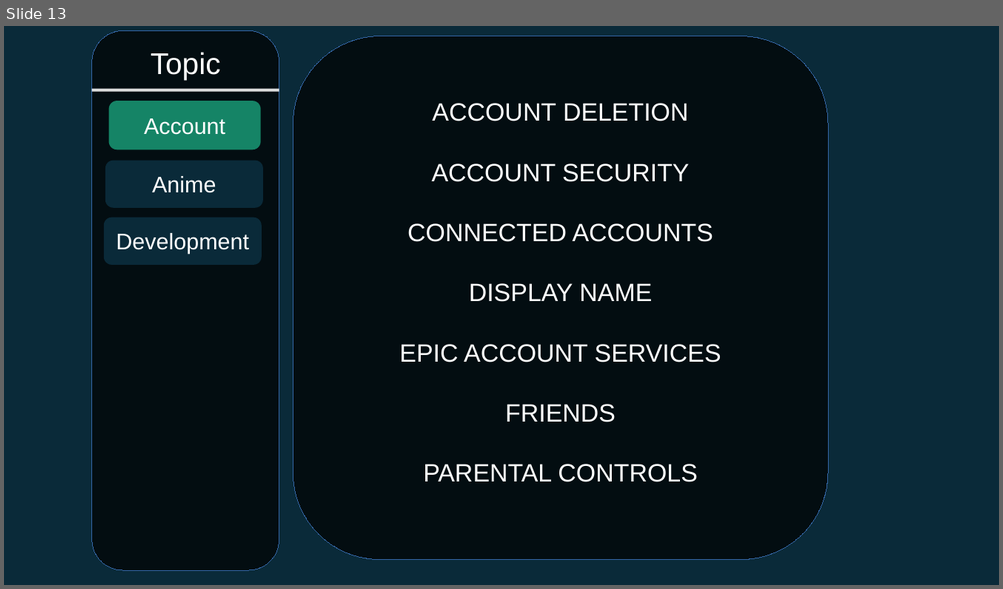
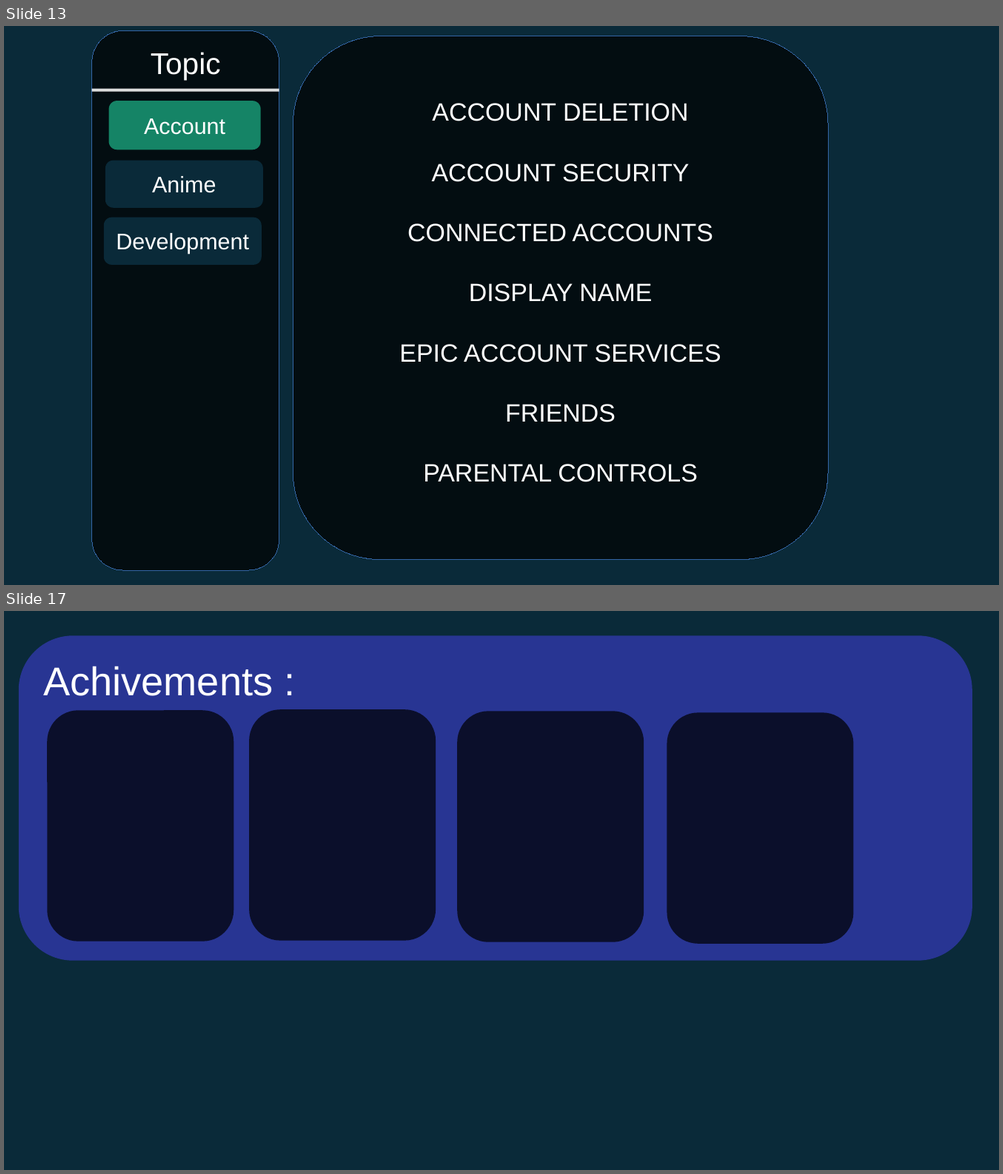
Before and after one commit to lebgdu543/OfflineAnime, a slide deck: offline anime website.odp. Shown one above the other, each under a label of ours: slide 13 before the commit, slides 13 and 17 after it; the slides between them are not shown. The pictures are 1003x589 and 1003x1174 pixels, drawn with LibreOffice and Linux fonts; fonts in the diff are those of the drawing. Boxes give left, top, right and bottom in pixels: in the first picture for what was removed or moved away, otherwise in the second. Text is boxed around its words. In the diff, an @@ line names an element or a change of style, - is before the commit and + after.

```diff
--- a/offline anime website.odp
+++ b/offline anime website.odp
@@ slide 17 added at (x1=4, y1=611, x2=999, y2=1170), background #0A2A39 @@
@@ rounded rectangle added at (x1=19, y1=635, x2=971, y2=960), fill #283593, 32 pt, text #FFFFFF @@
+Achivements :
@@ freeform shape added at (x1=48, y1=710, x2=234, y2=941), fill #000000 at 70% opacity @@
@@ freeform shape added at (x1=250, y1=709, x2=436, y2=940), fill #000000 at 70% opacity @@
@@ freeform shape added at (x1=457, y1=711, x2=644, y2=943), fill #000000 at 70% opacity @@
@@ freeform shape added at (x1=666, y1=713, x2=854, y2=944), fill #000000 at 70% opacity @@
```
Also in this commit, not shown: 1 slide changed, 4 other slides added.
